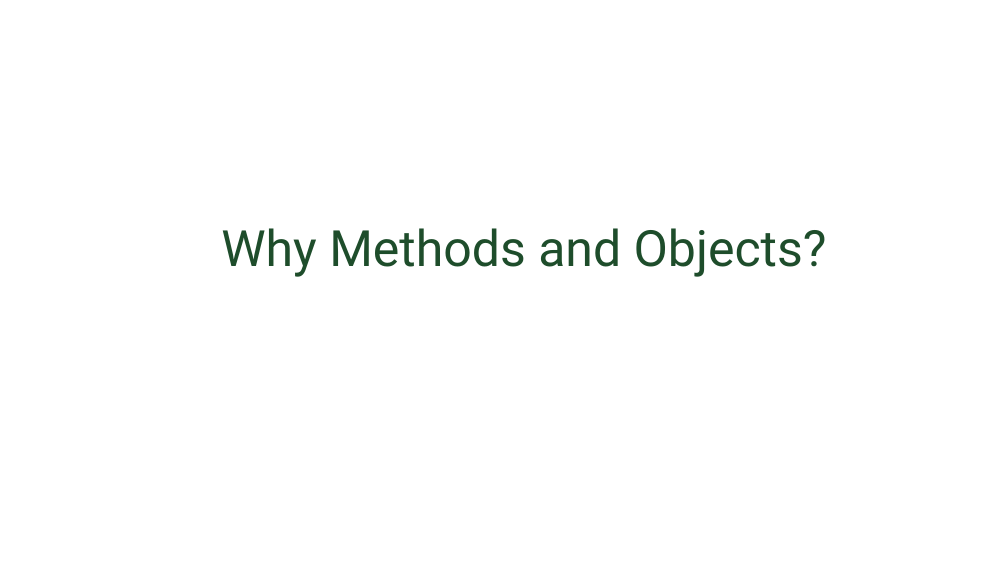
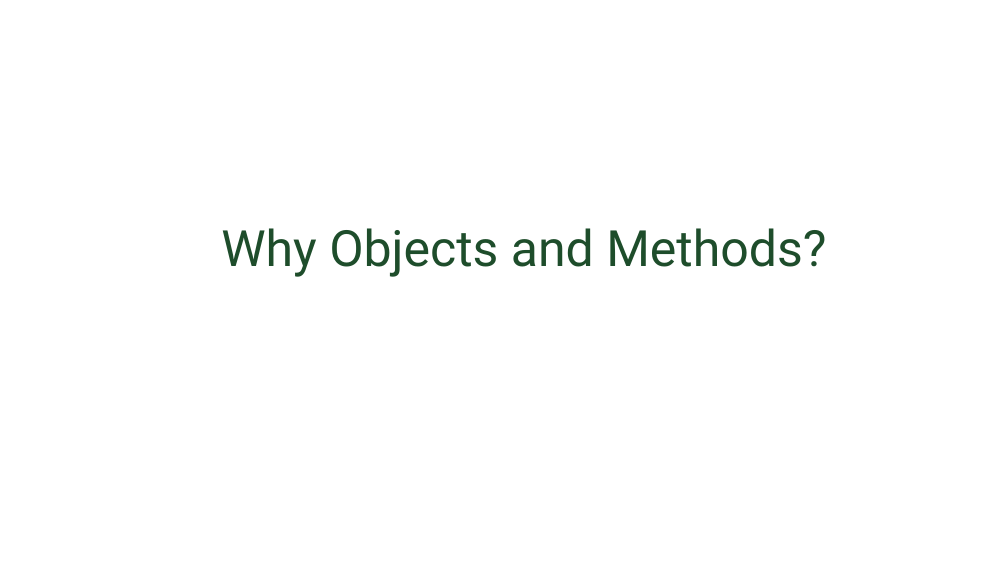
Before and after one commit to CSU-CompSci-CS163-4/Handouts, a slide deck: slide 5 of slides/On-Campus/02_02_ObjectsMethods.pptx (slide 14 before the commit). Drawn at 1008x567 pixels with LibreOffice and Linux fonts; fonts in the diff are those of the drawing; background and template pictures are left out. Boxes give left, top, right and bottom in pixels: in the first picture for what was removed or moved away, otherwise in the second. Text is boxed around its words. In the diff, an @@ line names an element or a change of style, - is before the commit and + after.

Commit message:
methods and objects updated

```diff
--- a/slides/On-Campus/02_02_ObjectsMethods.pptx
+++ b/slides/On-Campus/02_02_ObjectsMethods.pptx
@@ title at (x1=221, y1=228, x2=826, y2=277): text changed @@
-Why Methods and Objects?
+Why Objects and Methods?
```
Also in this commit, not shown: 2 other slides changed, 5 slides added, 5 slides removed.
